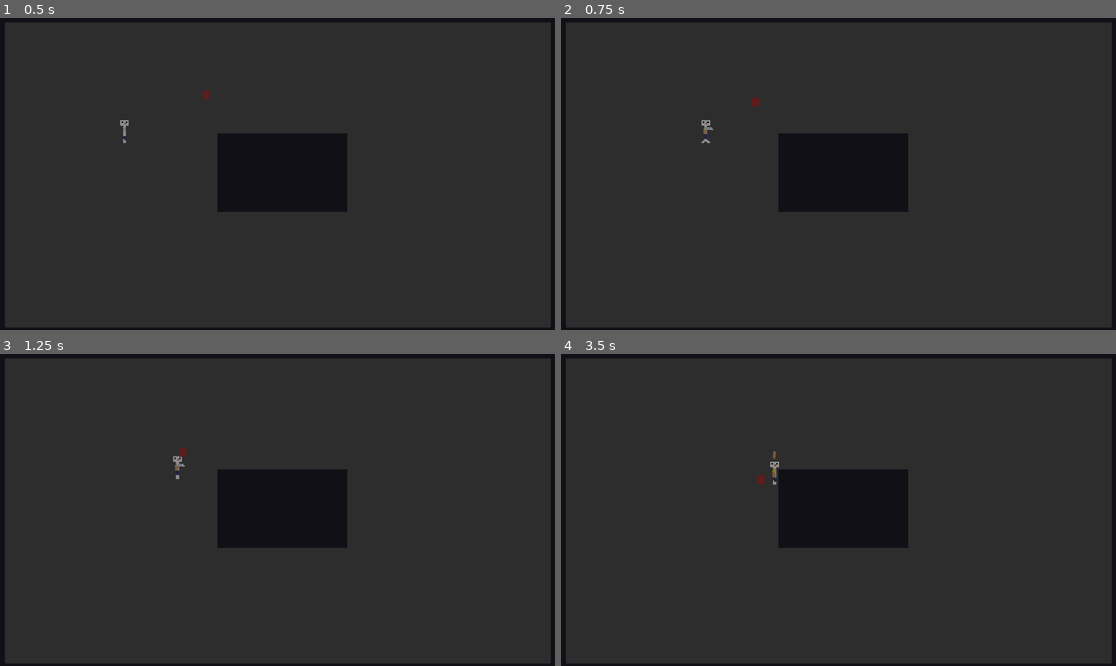
Above: before the commit, frames 1-4 (two rows, left to right).
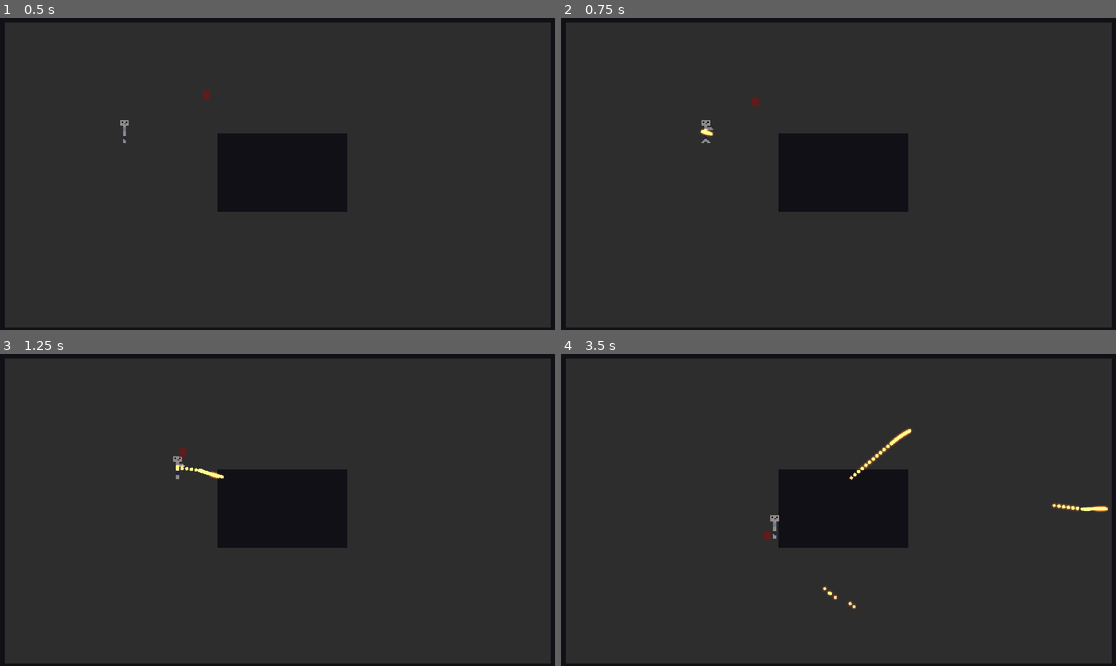
Above: after the commit, the same moments.

Repository: NoxLoveYa/2DSurvivorGodot
Game: Godot game, scene res://Main.tscn
The game is run twice, just before and just after one commit, with the same random seed, the same clock (stepped at 60 frames per second) and the same inputs.
Inputs (mouse positions are in pixels of both pictures, inside the frame that each line leads up to):
- Up to frame 1 (0.5 s): no input
- Up to frame 2 (0.75 s): tap Enter at 0.5 s; move the mouse to (960, 158) at 0.52 s; press the mouse at (960, 158) at 0.53 s; hold Right (move_right) from 0.53 s (still down)
- Up to frame 3 (1.25 s): keep holding Right (move_right)
- Up to frame 4 (3.5 s): move the mouse to (727, 525) at 1.27 s; release Right (move_right) at 1.28 s; release the mouse at (727, 525) at 1.28 s; hold S (move_down) 1.28-2.03 s; click (727, 525) at 1.35 s; move the mouse to (894, 441) at 2.02 s; press the mouse at (894, 441) at 2.03 s; hold Right (move_right) 2.03-2.78 s; move the mouse to (810, 572) at 2.77 s; release the mouse at (810, 572) at 2.78 s; hold Up (move_up) from 2.78 s (still down); click (810, 572) at 2.85 s

Frame 1 is identical in both runs. In frame 2, less than 0.1% of the frame differs, in the area x 25-28%, y 35-39%; in frame 3, 0.1%; in frame 4, 0.7%, in the area x 35-99%, y 23-82%.

Commit message:
added bullets

Diff:
--- a/Bullet.tscn
+++ b/Bullet.tscn
@@ -1,20 +1,29 @@
-[gd_scene load_steps=4 format=3 uid="uid://cp7ovntnajl71"]
+[gd_scene load_steps=5 format=3 uid="uid://cp7ovntnajl71"]
 
 [ext_resource type="Script" path="res://Scripts/Bullets.gd" id="1_e1lnl"]
-[ext_resource type="Texture2D" uid="uid://b62yqgff0bblb" path="res://Assets/Bullet.png" id="1_krdr4"]
+[ext_resource type="Texture2D" uid="uid://b0ihxom1diymp" path="res://Assets/Square_Texture.png" id="2_p8gvo"]
+[ext_resource type="Texture2D" uid="uid://b2cxjuhssif1w" path="res://Assets/PointLight.jpg" id="3_4l366"]
 
-[sub_resource type="CapsuleShape2D" id="CapsuleShape2D_75rd2"]
-radius = 2.0
-height = 16.0
+[sub_resource type="RectangleShape2D" id="RectangleShape2D_foyfq"]
+size = Vector2(1, 1)
 
 [node name="AnimatableBody2D" type="AnimatableBody2D"]
-scale = Vector2(0.25, 0.25)
+scale = Vector2(10, 10)
 collision_layer = 2
+collision_mask = 4
 script = ExtResource("1_e1lnl")
+speed = 1000.0
 
 [node name="CollisionShape2D" type="CollisionShape2D" parent="."]
-shape = SubResource("CapsuleShape2D_75rd2")
+position = Vector2(0, -3.8147e-07)
+scale = Vector2(1, 1)
+shape = SubResource("RectangleShape2D_foyfq")
 
 [node name="Sprite2D" type="Sprite2D" parent="."]
 texture_filter = 1
-texture = ExtResource("1_krdr4")
+texture = ExtResource("2_p8gvo")
+
+[node name="PointLight2D" type="PointLight2D" parent="Sprite2D"]
+color = Color(1, 0.415686, 0, 1)
+texture = ExtResource("3_4l366")
+texture_scale = 0.01
--- a/Ennemy_basic.tscn
+++ b/Ennemy_basic.tscn
@@ -23,6 +23,7 @@
 
 [node name="CharacterBody2D" type="CharacterBody2D"]
 scale = Vector2(3, 3)
+collision_layer = 4
 collision_mask = 3
 script = ExtResource("1_dqyw2")
 
--- a/Player.tscn
+++ b/Player.tscn
@@ -89,6 +89,7 @@
 height = 16.0
 
 [node name="CharacterBody2D" type="CharacterBody2D"]
+collision_mask = 5
 script = ExtResource("1_6oj04")
 
 [node name="AnimatedSprite2D" type="AnimatedSprite2D" parent="."]
--- a/PlayerMovement.gd
+++ b/PlayerMovement.gd
@@ -40,5 +40,7 @@
 
 	if (Input.is_action_pressed("player_primary_attack")):
 		var bullet = bullet_scene.instantiate(PackedScene.GEN_EDIT_STATE_DISABLED)
-		bullet.direction = Vector2(1,1)
-		add_child(bullet)
+		bullet.direction = (get_global_mouse_position() - position).normalized()
+		print(bullet.direction)
+		bullet.position = position
+		$"..".add_child(bullet)
--- a/Scripts/Bullets.gd
+++ b/Scripts/Bullets.gd
@@ -4,11 +4,20 @@
 @export var damage = 10.0
 @export var direction = Vector2(-404, -404)
 
+func calculateRotationAngle(dir: Vector2) -> float:
+	return rad_to_deg(atan2(dir.x, -dir.y))
+
 # Called when the node enters the scene tree for the first time.
 func _ready():
 	if (direction.x == -404 or direction.y == -404):
 		free()
+	else:
+		rotation = calculateRotationAngle(direction)
 
 # Called every frame. 'delta' is the elapsed time since the previous frame.
 func _process(_delta):
-	pass
+	move_and_collide(direction * speed * _delta)
+	if (position.x > 1920 or position.x < 0):
+		free()
+	elif (position.y > 1080 or position.y < 0):
+		free()
--- a/project.godot
+++ b/project.godot
@@ -61,7 +61,9 @@
 
 [layer_names]
 
+2d_physics/layer_1="Player"
 2d_physics/layer_2="Bullet"
+2d_physics/layer_3="ennemies"
 
 [rendering]
 
Binary file added: Assets/Square_Texture.png
Not shown, added: Assets/Square_Texture.png.import
